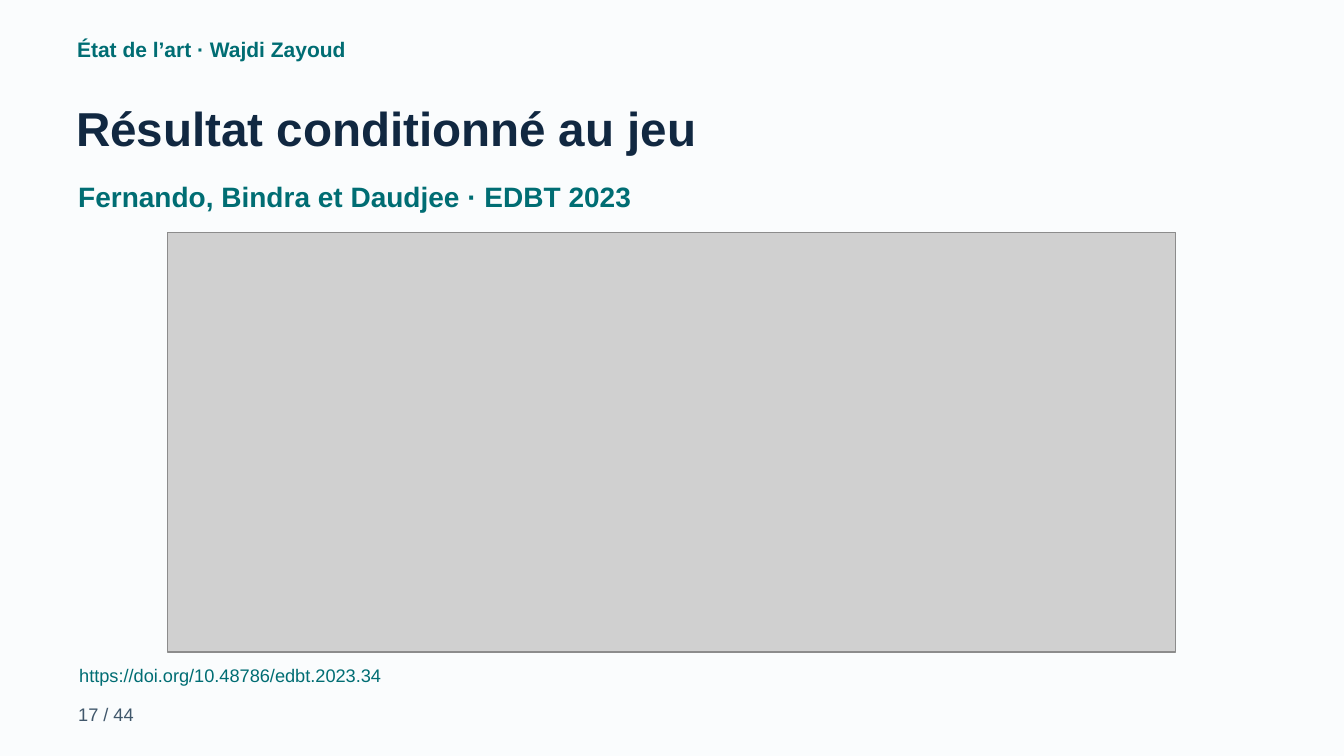
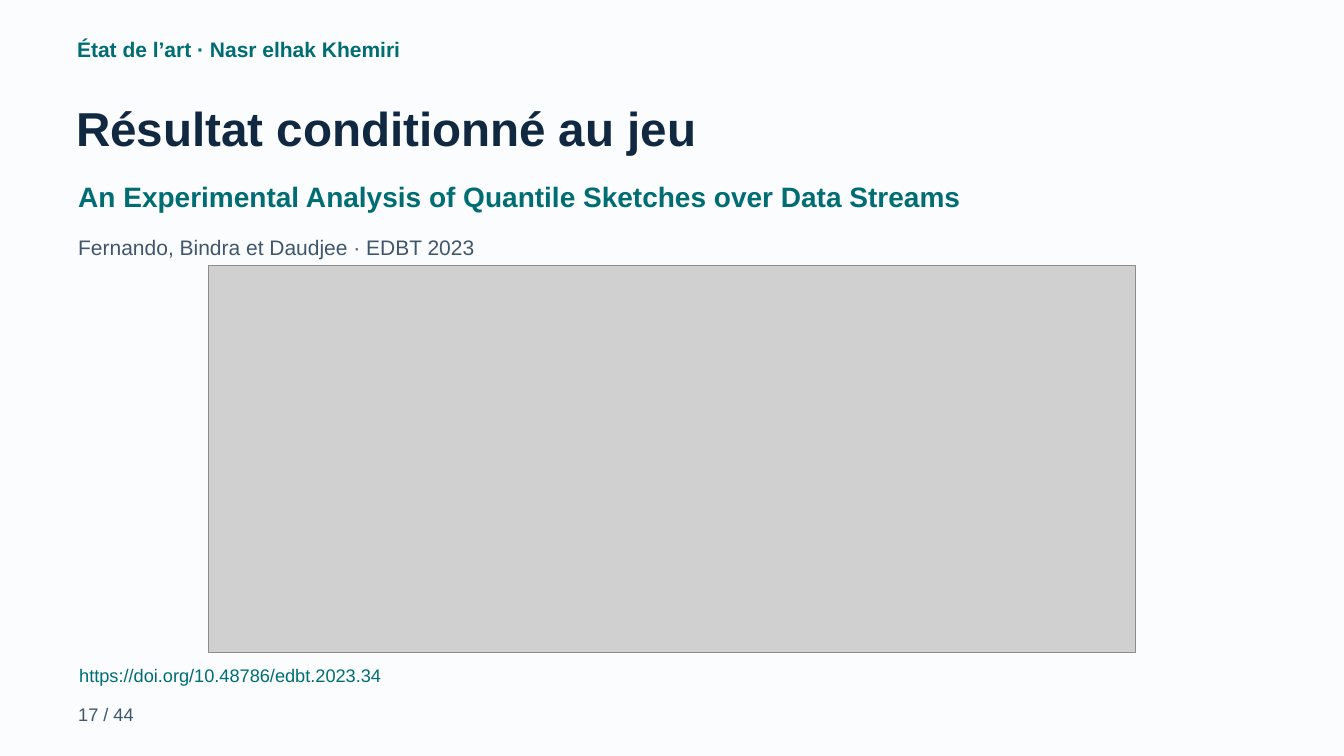
Before and after one commit to cherniyoussef-max/data-stream-mining-, a slide deck: slide 17 of presentation/Data_Stream_Mining_Final_Anime.pptx. Drawn at 1344x756 pixels with LibreOffice and Linux fonts; fonts in the diff are those of the drawing; grey boxes stand for pictures. Boxes give left, top, right and bottom in pixels: in the first picture for what was removed or moved away, otherwise in the second. Text is boxed around its words. In the diff, an @@ line names an element or a change of style, - is before the commit and + after.

```diff
--- a/presentation/Data_Stream_Mining_Final_Anime.pptx
+++ b/presentation/Data_Stream_Mining_Final_Anime.pptx
@@ text at (x1=77, y1=40, x2=400, y2=58): text changed @@
-État de l’art · Wajdi Zayoud
+État de l’art · Nasr elhak Khemiri
@@ text added at (x1=78, y1=186, x2=960, y2=212), 20 pt, text #006D73, bold @@
+An Experimental Analysis of Quantile Sketches over Data Streams
@@ text "Fernando, Bindra et Daudjee · ..." moved from (x1=78, y1=186, x2=631, y2=212) to (x1=78, y1=239, x2=475, y2=259) @@
@@ text "Fernando, Bindra et Daudjee · ..." at (x1=78, y1=239, x2=475, y2=259): size 20 to 15 pt, text colour #006D73 to #40576B, bold off @@
@@ picture resized from (x1=168, y1=232, x2=1177, y2=652) to (x1=209, y1=266, x2=1136, y2=652) @@
```
Also in this commit, not shown: 14 other slides changed, 34 other files.
